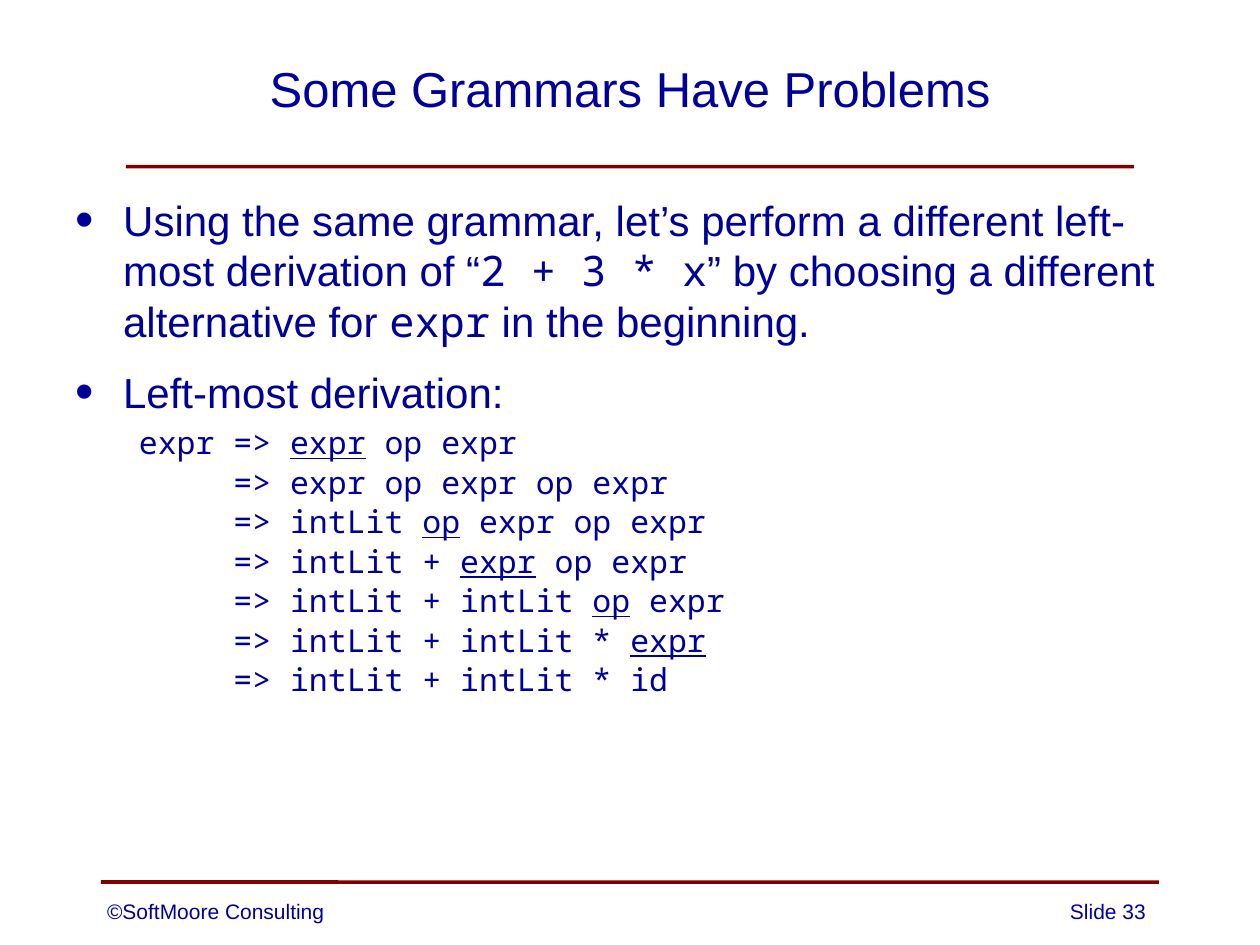
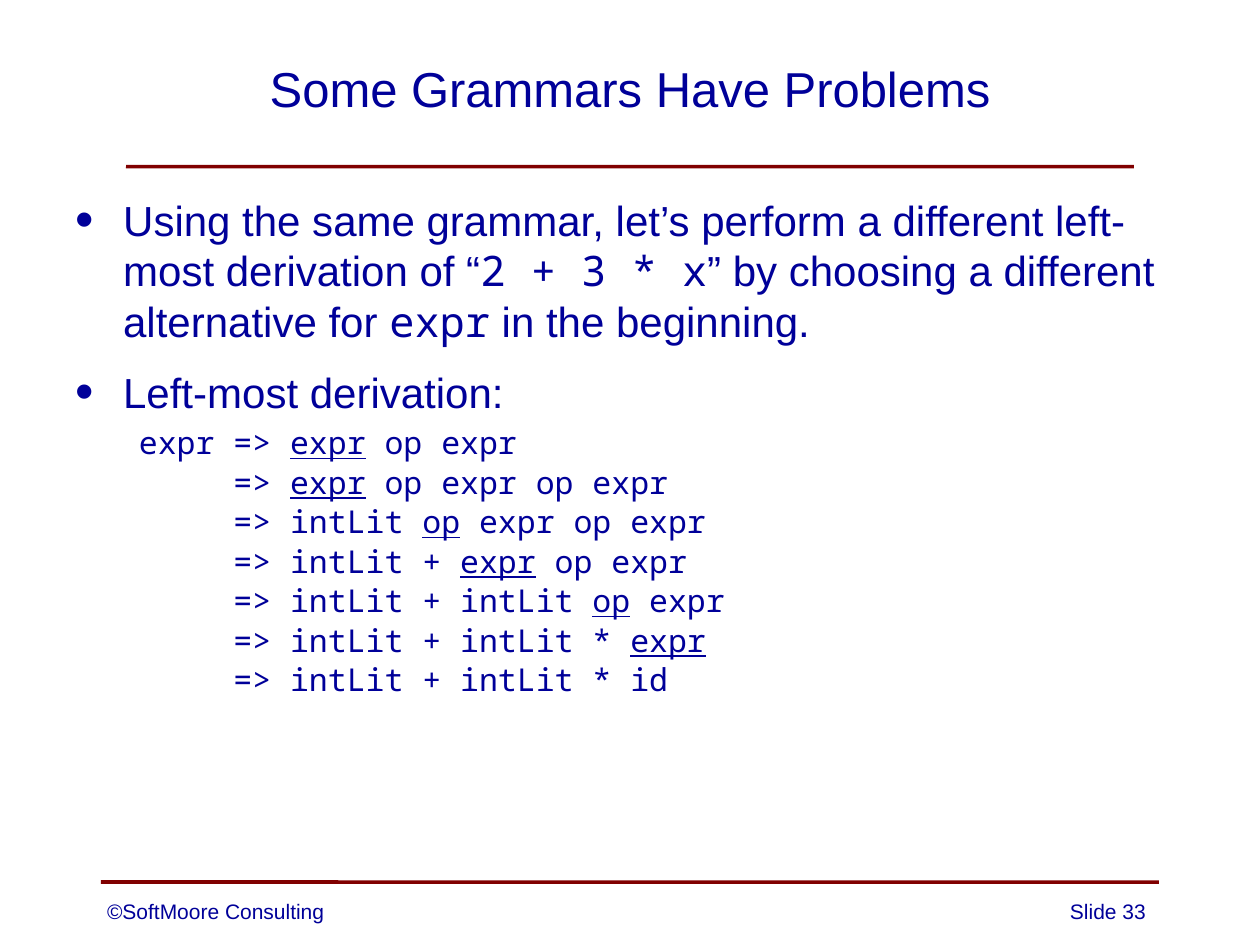
Before and after one commit to SoftMoore/CPRL, a slide deck: slide 33 of PowerPoint Slides/03 - Context-Free Grammars.pptx. Drawn at 1260x945 pixels with LibreOffice and Linux fonts; fonts in the diff are those of the drawing. Boxes give left, top, right and bottom in pixels: in the first picture for what was removed or moved away, otherwise in the second. Text is boxed around its words. In the diff, an @@ line names an element or a change of style, - is before the commit and + after.

```diff
--- a/PowerPoint Slides/03 - Context-Free Grammars.pptx
+++ b/PowerPoint Slides/03 - Context-Free Grammars.pptx
@@ text at [290, 476, 668, 502]: underline on in "expr" @@
```
Also in this commit, not shown: 1 other slide changed, 7 other files.
